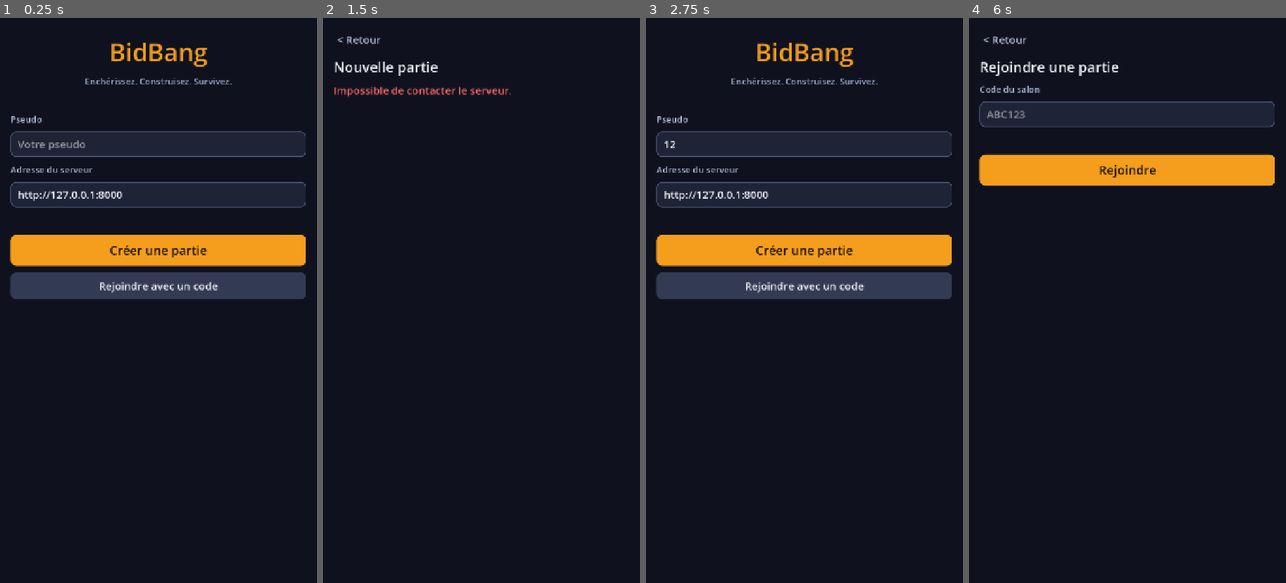
Above: before the commit, frames 1-4 (left to right).
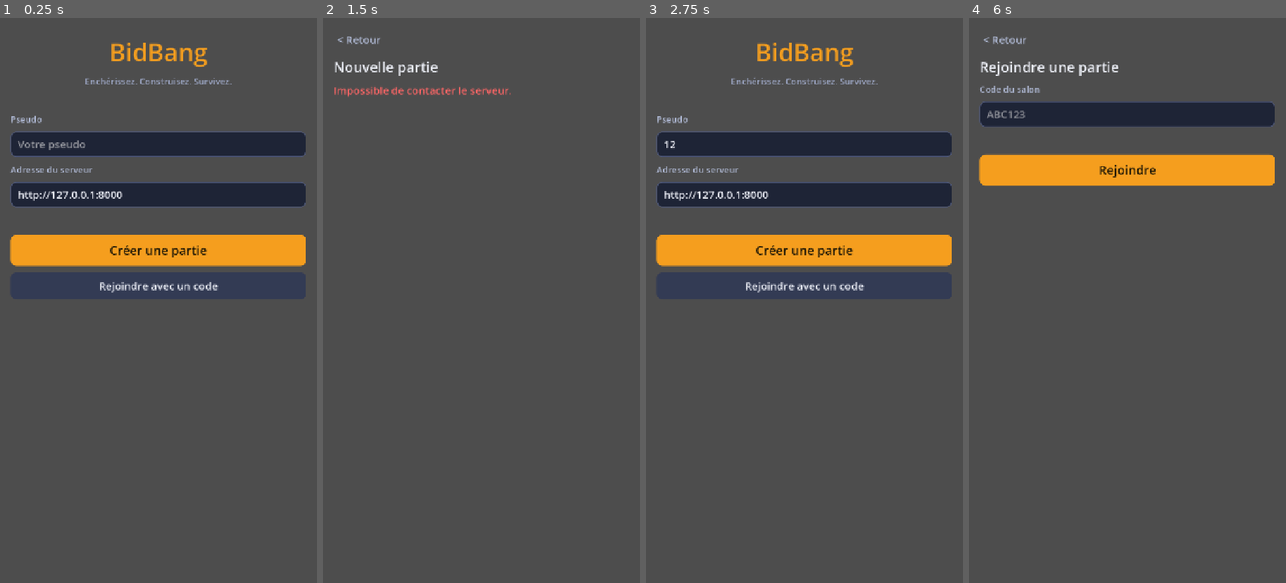
Above: after the commit, the same moments.

Repository: lucas-lucchesi/BidBang
Game: Godot game, scene res://menu.tscn
Same seed, same stepped clock (60 frames per second), same inputs: the game is played once before the commit and once after it.
Inputs (mouse positions are in pixels of both pictures, inside the frame that each line leads up to):
- Up to frame 1 (0.25 s): no input
- Up to frame 2 (1.5 s): click (481, 142) at 0.52 s; type "12" at 0.6 s; click "Créer une partie" at 1.25 s
- Up to frame 3 (2.75 s): click "< Retour" at 2 s
- Up to frame 4 (6 s): click "Créer une partie" at 2.75 s; click "< Retour" at 3.5 s; click "Créer une partie" at 4.25 s; click "< Retour" at 5 s; click "Rejoindre avec un code" at 5.75 s

The runs differ from the first frame. In frame 1, 81% of the frame differs, in the area x 0-100%, y 0-100%; in frame 2, 100%; in frame 3, 81%; in frame 4, 90%.

Commit message:
add animated-background gradient with drifting glowing orbs on every screen
Co-Authored-By: Claude Sonnet 5.5 <noreply@anthropic.com>

Diff:
--- /dev/null
+++ b/bid-bang/scripts/background.gd
@@ -0,0 +1,50 @@
+extends Control
+## Fond animé : dégradé vertical + halos lumineux qui dérivent lentement.
+
+const ORB_COUNT := 8
+
+var _orbs: Array[Dictionary] = []
+var _t: float = 0.0
+
+
+func _ready() -> void:
+	mouse_filter = Control.MOUSE_FILTER_IGNORE
+	set_anchors_preset(Control.PRESET_FULL_RECT)
+	var rng := RandomNumberGenerator.new()
+	rng.seed = 7
+	var palette: Array[Color] = [
+		Color(0.96, 0.62, 0.12), Color(0.25, 0.8, 0.68),
+		Color(0.45, 0.4, 0.95), Color(0.95, 0.35, 0.5),
+	]
+	for i in ORB_COUNT:
+		_orbs.append({
+			"x": rng.randf(), "y": rng.randf(),
+			"r": rng.randf_range(0.12, 0.3),
+			"sx": rng.randf_range(0.03, 0.08), "sy": rng.randf_range(0.02, 0.06),
+			"ph": rng.randf() * TAU,
+			"c": palette[i % palette.size()],
+		})
+
+
+func _process(delta: float) -> void:
+	_t += delta
+	queue_redraw()
+
+
+func _draw() -> void:
+	var w: float = size.x
+	var h: float = size.y
+	var top := Color(0.10, 0.10, 0.20, 1)
+	var bottom := Color(0.03, 0.04, 0.08, 1)
+	draw_polygon(PackedVector2Array([Vector2(0, 0), Vector2(w, 0), Vector2(w, h), Vector2(0, h)]),
+		PackedColorArray([top, top, bottom, bottom]))
+	var base: float = minf(w, h)
+	for o in _orbs:
+		var d: Dictionary = o
+		var px: float = (float(d["x"]) + sin(_t * float(d["sx"]) + float(d["ph"])) * 0.15) * w
+		var py: float = (float(d["y"]) + cos(_t * float(d["sy"]) + float(d["ph"])) * 0.12) * h
+		var col: Color = d["c"]
+		var radius: float = float(d["r"]) * base * 1.6
+		for k in 5:
+			var f: float = 1.0 - k * 0.18
+			draw_circle(Vector2(px, py), radius * f, Color(col.r, col.g, col.b, 0.018))
--- a/bid-bang/scripts/ui.gd
+++ b/bid-bang/scripts/ui.gd
@@ -1,14 +1,13 @@
 extends RefCounted
 ## Petits utilitaires d'interface (UI construite en code). Usage : const UI = preload("res://scripts/ui.gd")
 
+const Background = preload("res://scripts/background.gd")
 const BG_COLOR := Color(0.06, 0.07, 0.12, 1)
 
 
 ## Fond + marges + colonne de défilement. Retourne la VBoxContainer où ajouter le contenu.
 static func page(root: Control) -> VBoxContainer:
-	var bg := ColorRect.new()
-	bg.color = BG_COLOR
-	bg.set_anchors_preset(Control.PRESET_FULL_RECT)
+	var bg: Control = Background.new()
 	root.add_child(bg)
 	var margin := MarginContainer.new()
 	margin.set_anchors_preset(Control.PRESET_FULL_RECT)
